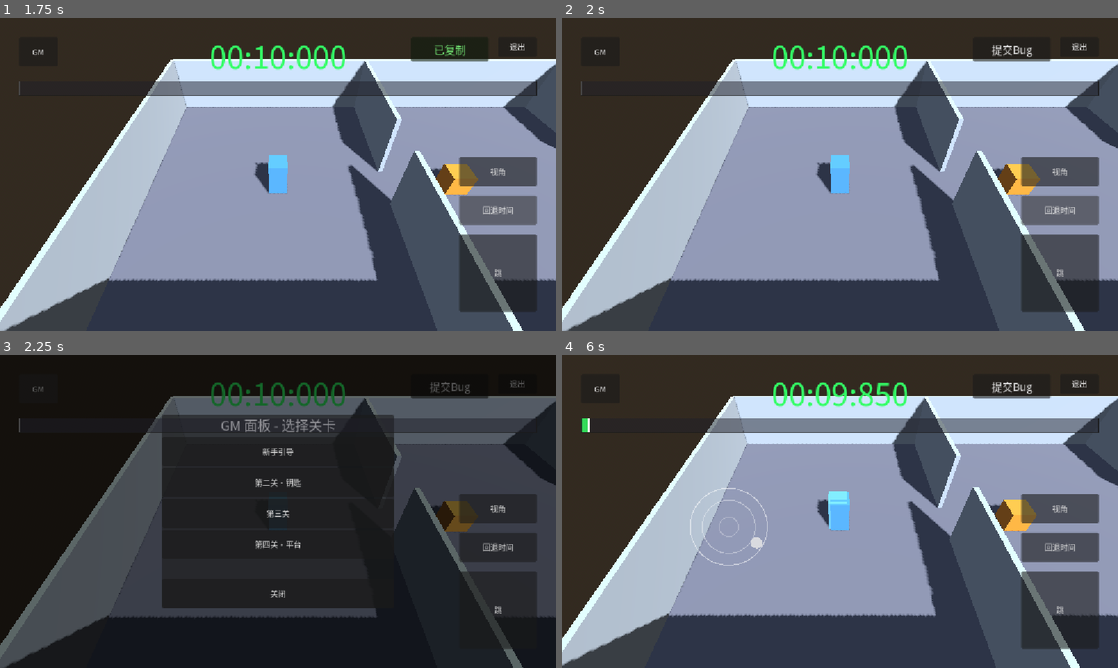
Above: before the commit, frames 1-4 (two rows, left to right).
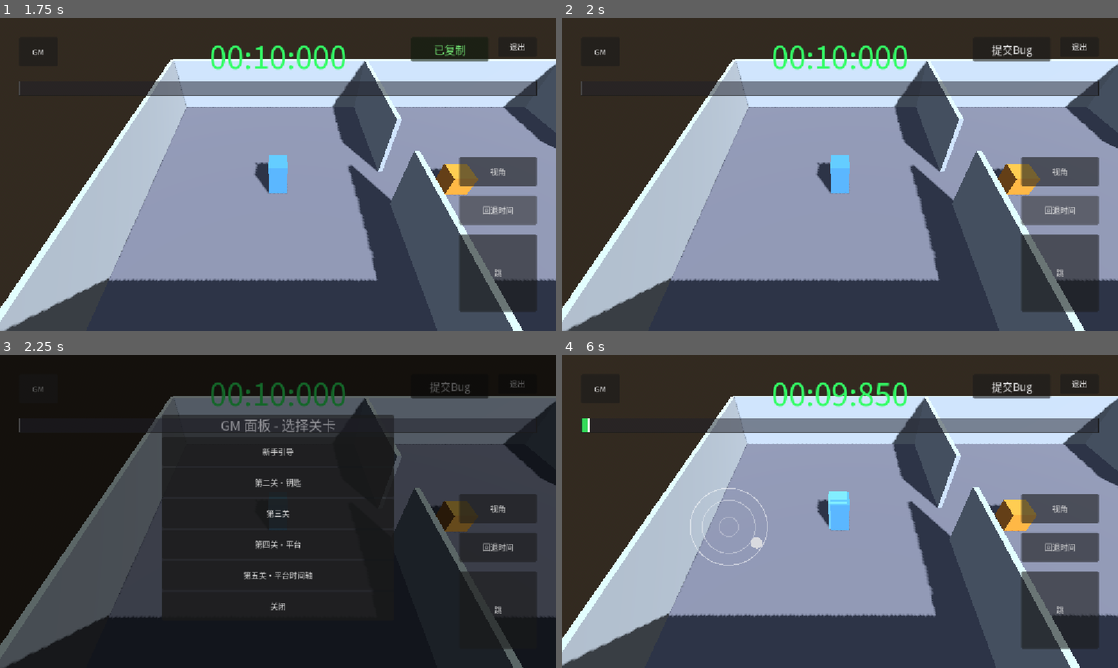
Above: after the commit, the same moments.

Repository: boomlulu/godot-jolt-time
Game: Godot game, scene res://world.tscn
Same seed, same stepped clock (60 frames per second), same inputs: the game is played once before the commit and once after it.
Inputs (mouse positions are in pixels of both pictures, inside the frame that each line leads up to):
- Up to frame 1 (1.75 s): click "提交Bug" at 0.5 s; click "回退时间" at 1.25 s
- Up to frame 2 (2 s): no input
- Up to frame 3 (2.25 s): click "GM" at 2 s
- Up to frame 4 (6 s): click "新手引导" at 2.75 s; click "跳" at 3.5 s; click "视角" at 4.25 s; tap Enter at 5 s; drag from (840, 423) to (895, 442) at 5.02 s; tap Space at 5.75 s; drag from (728, 527) to (812, 574) at 5.77 s

Frames 1-2 are identical in both runs. In frame 3, 1.3% of the frame differs, in the area x 29-68%, y 69-84%; in frame 4, nothing differs.

Commit message:
feat: 第五关·平台时间轴（移动平台由 Timeline 驱动，自走 + 可回退）
第四关原生 carry 平台改挂 Timeline：位置 = pos_at_time(current_time) 纯时间
函数 → 前进/回退/拖动/冻结天然驱动平台，无需 Recorder（确定性）。
- level_05：每帧自走 advance；"回退平台"键 step_backward（最近 3s）；
  时间轴条 seek 跳转；actor 玩家控制 + 原生 carry（回退被带着倒走）
- _dump_state 累计时间轴状态 + 平台跟随误差(track_err) + carry 稳定性，
  经"提交Bug"数据化验证
- test_17 实测：前进/回退(2.0->1.0s)/seek 三段平台精确跟随，track_err<0.05
- 注册第五关到 levels_registry；test_2/4/6 关数断言 4->5

Co-Authored-By: Claude Opus 4.8 (1M context) <noreply@anthropic.com>

Diff:
--- /dev/null
+++ b/config/level_05.tres
@@ -0,0 +1,15 @@
+[gd_resource type="Resource" script_class="LevelConfig" load_steps=2 format=3]
+
+[ext_resource type="Script" path="res://level_config.gd" id="1_cfg"]
+
+[resource]
+script = ExtResource("1_cfg")
+timer_duration = 60.0
+timescale = 1.0
+rewind_window = 3.0
+gravity_vector = Vector3(0, -18, 0)
+fall_death_y = -8.0
+actor_speed = 5.0
+actor_jump_velocity = 6.0
+display_name = "第五关·平台时间轴"
+next_scene = ""
--- /dev/null
+++ b/level_05.gd
@@ -0,0 +1,154 @@
+extends BaseLevel
+
+# 第五关·平台 + 时间轴。第四关移动平台改由 Timeline 驱动：自走 + 可回退。
+# 平台位置 = pos_at_time(timeline.current_time) 纯时间函数 → 时间轴前进/回退/拖动/冻结天然驱动平台。
+# 时间轴：每帧自走 advance；按"回退平台"键倒退最近 3s（REWIND_WINDOW）；拖时间轴条 seek 跳转。
+# actor：玩家控制 + move_and_slide 原生 carry（不录制、不冻结）；回退时平台倒退、actor 被带着倒走
+#        （拖条快跳一帧大位移可能甩飞 actor —— 已知取舍，按用户选"只回退平台"）。
+#
+# 数据化验证：每帧累计 carry 稳定性 + 时间轴状态 + 平台跟随误差，点 HUD"提交Bug"复制。判定见末尾 expectation_hint。
+
+const FALL_RESET_Y := -8.0
+
+@onready var _timeline: Timeline = $Timeline
+@onready var _camera: Camera3D = $Camera3D
+@onready var _platform = $MovingPlatform
+@onready var _hud_joystick: Control = $HUD/HUDBase/Joystick
+@onready var _hud_rewind: Button = $HUD/RewindButton
+@onready var _hud_timer: Label = $HUD/HUDBase/TimerLabel
+@onready var _hud_tips: Label = $HUD/HUDBase/TipsLabel
+@onready var _hud_timeline: Control = $HUD/TimelineBar
+
+var _actor_spawn: Vector3 = Vector3.ZERO
+var _rewind_held: bool = false
+
+# --- 累计指标 ---
+var _elapsed: float = 0.0
+var _rewind_frames: int = 0
+var _landed: bool = false
+var _ref_offset: Vector2 = Vector2.ZERO
+var _frames_since_land: int = 0
+var _on_floor_frames: int = 0
+var _drift_max: float = 0.0
+var _drift_sum: float = 0.0
+var _drift_samples: int = 0
+var _reset_count: int = 0
+
+func _ready() -> void:
+	super._ready()
+	_actor.joystick = _hud_joystick
+	_actor.camera = _camera
+	_camera.target = _actor
+	_platform.timeline = _timeline   # 关键：平台挂时间轴
+	_actor_spawn = _actor.global_position
+	_hud_rewind.hold_started.connect(_on_rewind_started)
+	_hud_rewind.hold_ended.connect(_on_rewind_ended)
+	_hud_rewind.text = "回退平台"
+	_hud_timeline.bind_timeline(_timeline)
+	_hud_timer.bind_timeline(_timeline)
+	_hud_tips.visible = false
+	_timeline.push_visuals()
+
+func _physics_process(delta: float) -> void:
+	_camera.tick_yaw(delta)
+	_elapsed += delta
+	_timeline.rewind_held = _rewind_held
+	# 自走 + 可回退：input_active 恒 true → 非回退/拖动/锁定时持续 advance
+	var state := _timeline.get_game_state(true)
+	match state:
+		Timeline.State.REWINDING:
+			_timeline.step_backward(delta)
+			_rewind_frames += 1
+		Timeline.State.DRAGGING, Timeline.State.LOCKED, Timeline.State.GAME_OVER:
+			pass
+		_:
+			_timeline.advance(delta)
+	_track_stability()
+	if _actor.global_position.y < FALL_RESET_Y:
+		_reset_count += 1
+		_respawn_actor()
+
+func _process(_delta: float) -> void:
+	_timeline.push_visuals()
+	_hud_tips.visible = _timeline.is_locked()
+
+func _track_stability() -> void:
+	var on_floor: bool = _actor.is_on_floor()
+	if not _landed:
+		if not on_floor:
+			return
+		_landed = true
+		_ref_offset = _current_offset()
+	# 回退中：平台倒退、actor 被带着倒走，相对位移本就变化，不计入"前进站稳"漂移
+	if _timeline.rewind_held and _timeline.current_time > 0.0:
+		return
+	_frames_since_land += 1
+	if on_floor:
+		_on_floor_frames += 1
+		var drift: float = _current_offset().distance_to(_ref_offset)
+		_drift_max = maxf(_drift_max, drift)
+		_drift_sum += drift
+		_drift_samples += 1
+
+func _current_offset() -> Vector2:
+	return Vector2(
+		_actor.global_position.x - _platform.global_position.x,
+		_actor.global_position.z - _platform.global_position.z)
+
+func _expected_platform_pos() -> Vector3:
+	return _platform.pos_at_time(_timeline.current_time)
+
+func _respawn_actor() -> void:
+	_actor.velocity = Vector3.ZERO
+	_actor.global_position = _actor_spawn
+
+func _on_rewind_started() -> void:
+	_rewind_held = true
+
+func _on_rewind_ended() -> void:
+	_rewind_held = false
+
+func _on_door_passed() -> void:
+	get_tree().change_scene_to_file("res://world.tscn")
+
+func _dump_state() -> Dictionary:
+	var on_floor_pct: float = 0.0
+	if _frames_since_land > 0:
+		on_floor_pct = float(_on_floor_frames) / float(_frames_since_land) * 100.0
+	var drift_mean: float = 0.0
+	if _drift_samples > 0:
+		drift_mean = _drift_sum / float(_drift_samples)
+	var expected := _expected_platform_pos()
+	var track_err: float = _platform.global_position.distance_to(expected)
+	return {
+		"level": "05_platform_timeline",
+		"elapsed_s": _elapsed,
+		"timeline": {
+			"current_time": _timeline.current_time,
+			"max_time": _timeline.max_time,
+			"total_duration": _timeline.total_duration,
+			"state": _state_name(_timeline.get_game_state(true)),
+			"locked": _timeline.is_locked(),
+			"rewind_held": _timeline.rewind_held,
+			"rewind_frames_total": _rewind_frames,
+		},
+		"platform_tracks_timeline": {
+			"pos": _platform.global_position,
+			"expected_from_current_time": expected,
+			"track_err_m": track_err,
+		},
+		"carry_stability_forward": {
+			"landed": _landed,
+			"drift_max_m": _drift_max,
+			"drift_mean_m": drift_mean,
+			"on_floor_pct": on_floor_pct,
+			"reset_count": _reset_count,
+			"ref_offset_xz": _ref_offset,
+		},
+		"actor": {
+			"pos": _actor.global_position,
+			"vel": _actor.velocity,
+			"on_floor": _actor.is_on_floor(),
+		},
+		"expectation_hint": "PASS if: track_err_m<0.05(平台精确跟随时间轴) & landed=true & reset_count=0 & drift_max_m<0.25 & on_floor_pct>=99; 回退验证:按住回退键后 current_time<max_time 且 rewind_frames_total>0",
+	}
--- /dev/null
+++ b/level_05.tscn
@@ -0,0 +1,225 @@
+[gd_scene load_steps=30 format=3]
+
+[ext_resource type="Script" path="res://level_05.gd" id="1_lv05"]
+[ext_resource type="Script" path="res://actor.gd" id="2_actor"]
+[ext_resource type="Script" path="res://camera_rig.gd" id="3_camera"]
+[ext_resource type="Script" path="res://platform_mover.gd" id="4_platform"]
+[ext_resource type="PackedScene" path="res://hud_base.tscn" id="5_hudbase"]
+[ext_resource type="Script" path="res://timeline.gd" id="6_timeline"]
+[ext_resource type="Script" path="res://timeline_bar.gd" id="7_tlbar"]
+[ext_resource type="Script" path="res://rewind_button.gd" id="8_rewbtn"]
+
+[sub_resource type="ProceduralSkyMaterial" id="ProceduralSkyMaterial_lv05"]
+sky_horizon_color = Color(0.55, 0.7, 0.8, 1)
+ground_horizon_color = Color(0.35, 0.45, 0.5, 1)
+
+[sub_resource type="Sky" id="Sky_lv05"]
+sky_material = SubResource("ProceduralSkyMaterial_lv05")
+
+[sub_resource type="Environment" id="Environment_lv05"]
+background_mode = 2
+sky = SubResource("Sky_lv05")
+ambient_light_source = 3
+ambient_light_energy = 0.5
+
+[sub_resource type="BoxMesh" id="BoxMesh_platform"]
+size = Vector3(4, 0.5, 4)
+
+[sub_resource type="BoxShape3D" id="BoxShape_platform"]
+size = Vector3(4, 0.5, 4)
+
+[sub_resource type="StandardMaterial3D" id="Mat_platform"]
+albedo_color = Color(0.2, 0.75, 0.6, 1)
+roughness = 0.5
+
+[sub_resource type="BoxMesh" id="BoxMesh_player"]
+size = Vector3(0.8, 1.6, 0.8)
+
+[sub_resource type="BoxShape3D" id="BoxShape_player"]
+size = Vector3(0.8, 1.6, 0.8)
+
+[sub_resource type="StandardMaterial3D" id="Mat_player"]
+albedo_color = Color(0.3, 0.6, 1, 1)
+
+[sub_resource type="BoxMesh" id="BoxMesh_marker"]
+size = Vector3(0.3, 0.25, 0.15)
+
+[sub_resource type="StandardMaterial3D" id="Mat_marker"]
+albedo_color = Color(0.95, 0.2, 0.2, 1)
+
+[sub_resource type="BoxMesh" id="BoxMesh_door"]
+size = Vector3(0.3, 3.0, 2.0)
+
+[sub_resource type="BoxShape3D" id="BoxShape_door"]
+size = Vector3(1.0, 3.0, 2.0)
+
+[sub_resource type="StandardMaterial3D" id="Mat_door"]
+albedo_color = Color(0.55, 0.12, 0.12, 1)
+roughness = 0.6
+
+[sub_resource type="BoxMesh" id="BoxMesh_ground"]
+size = Vector3(24, 1, 24)
+
+[sub_resource type="BoxShape3D" id="BoxShape_ground"]
+size = Vector3(24, 1, 24)
+
+[sub_resource type="StandardMaterial3D" id="Mat_ground"]
+albedo_color = Color(0.32, 0.34, 0.4, 1)
+roughness = 0.9
+
+[sub_resource type="BoxMesh" id="BoxMesh_pillar"]
+size = Vector3(0.6, 4, 0.6)
+
+[sub_resource type="StandardMaterial3D" id="Mat_pillar"]
+albedo_color = Color(0.95, 0.85, 0.2, 1)
+roughness = 0.5
+emission_enabled = true
+emission = Color(0.95, 0.8, 0.15, 1)
+emission_energy_multiplier = 0.25
+
+[sub_resource type="BoxMesh" id="BoxMesh_home"]
+size = Vector3(4, 0.06, 4)
+
+[sub_resource type="StandardMaterial3D" id="Mat_home"]
+albedo_color = Color(0.85, 0.2, 0.2, 1)
+roughness = 0.7
+emission_enabled = true
+emission = Color(0.8, 0.15, 0.15, 1)
+emission_energy_multiplier = 0.3
+
+[node name="Level05" type="Node3D"]
+script = ExtResource("1_lv05")
+
+[node name="Timeline" type="Node" parent="."]
+script = ExtResource("6_timeline")
+total_duration = 60.0
+
+[node name="WorldEnvironment" type="WorldEnvironment" parent="."]
+environment = SubResource("Environment_lv05")
+
+[node name="DirectionalLight3D" type="DirectionalLight3D" parent="."]
+transform = Transform3D(0.866025, -0.353553, 0.353553, 0, 0.707107, 0.707107, -0.5, -0.612372, 0.612372, 0, 10, 0)
+shadow_enabled = true
+
+[node name="MovingPlatform" type="AnimatableBody3D" parent="."]
+sync_to_physics = true
+script = ExtResource("4_platform")
+
+[node name="MeshInstance3D" type="MeshInstance3D" parent="MovingPlatform"]
+mesh = SubResource("BoxMesh_platform")
+surface_material_override/0 = SubResource("Mat_platform")
+
+[node name="CollisionShape3D" type="CollisionShape3D" parent="MovingPlatform"]
+shape = SubResource("BoxShape_platform")
+
+[node name="Actor" type="CharacterBody3D" parent="."]
+transform = Transform3D(1, 0, 0, 0, 1, 0, 0, 0, 1, 0, 4, 0)
+script = ExtResource("2_actor")
+
+[node name="MeshInstance3D" type="MeshInstance3D" parent="Actor"]
+mesh = SubResource("BoxMesh_player")
+surface_material_override/0 = SubResource("Mat_player")
+
+[node name="CollisionShape3D" type="CollisionShape3D" parent="Actor"]
+shape = SubResource("BoxShape_player")
+
+[node name="FrontMarker" type="MeshInstance3D" parent="Actor"]
+transform = Transform3D(1, 0, 0, 0, 1, 0, 0, 0, 1, 0, 0.5, -0.475)
+mesh = SubResource("BoxMesh_marker")
+surface_material_override/0 = SubResource("Mat_marker")
+
+[node name="Door" type="Area3D" parent="."]
+transform = Transform3D(1, 0, 0, 0, 1, 0, 0, 0, 1, 0, -30, 0)
+
+[node name="MeshInstance3D" type="MeshInstance3D" parent="Door"]
+mesh = SubResource("BoxMesh_door")
+surface_material_override/0 = SubResource("Mat_door")
+
+[node name="CollisionShape3D" type="CollisionShape3D" parent="Door"]
+shape = SubResource("BoxShape_door")
+
+[node name="RefGround" type="StaticBody3D" parent="."]
+transform = Transform3D(1, 0, 0, 0, 1, 0, 0, 0, 1, 0, -1.25, 0)
+
+[node name="MeshInstance3D" type="MeshInstance3D" parent="RefGround"]
+mesh = SubResource("BoxMesh_ground")
+surface_material_override/0 = SubResource("Mat_ground")
+
+[node name="CollisionShape3D" type="CollisionShape3D" parent="RefGround"]
+shape = SubResource("BoxShape_ground")
+
+[node name="HomeMarker" type="MeshInstance3D" parent="."]
+transform = Transform3D(1, 0, 0, 0, 1, 0, 0, 0, 1, 0, -0.72, 0)
+mesh = SubResource("BoxMesh_home")
+surface_material_override/0 = SubResource("Mat_home")
+
+[node name="RefPillars" type="Node3D" parent="."]
+
+[node name="PillarN" type="MeshInstance3D" parent="RefPillars"]
+transform = Transform3D(1, 0, 0, 0, 1, 0, 0, 0, 1, 0, 1.25, -7)
+mesh = SubResource("BoxMesh_pillar")
+surface_material_override/0 = SubResource("Mat_pillar")
+
+[node name="PillarS" type="MeshInstance3D" parent="RefPillars"]
+transform = Transform3D(1, 0, 0, 0, 1, 0, 0, 0, 1, 0, 1.25, 7)
+mesh = SubResource("BoxMesh_pillar")
+surface_material_override/0 = SubResource("Mat_pillar")
+
+[node name="PillarE" type="MeshInstance3D" parent="RefPillars"]
+transform = Transform3D(1, 0, 0, 0, 1, 0, 0, 0, 1, 7, 1.25, 0)
+mesh = SubResource("BoxMesh_pillar")
+surface_material_override/0 = SubResource("Mat_pillar")
+
+[node name="PillarW" type="MeshInstance3D" parent="RefPillars"]
+transform = Transform3D(1, 0, 0, 0, 1, 0, 0, 0, 1, -7, 1.25, 0)
+mesh = SubResource("BoxMesh_pillar")
+surface_material_override/0 = SubResource("Mat_pillar")
+
+[node name="PillarNE" type="MeshInstance3D" parent="RefPillars"]
+transform = Transform3D(1, 0, 0, 0, 1, 0, 0, 0, 1, 6, 1.25, -6)
+mesh = SubResource("BoxMesh_pillar")
+surface_material_override/0 = SubResource("Mat_pillar")
+
+[node name="PillarNW" type="MeshInstance3D" parent="RefPillars"]
+transform = Transform3D(1, 0, 0, 0, 1, 0, 0, 0, 1, -6, 1.25, -6)
+mesh = SubResource("BoxMesh_pillar")
+surface_material_override/0 = SubResource("Mat_pillar")
+
+[node name="PillarSE" type="MeshInstance3D" parent="RefPillars"]
+transform = Transform3D(1, 0, 0, 0, 1, 0, 0, 0, 1, 6, 1.25, 6)
+mesh = SubResource("BoxMesh_pillar")
+surface_material_override/0 = SubResource("Mat_pillar")
+
+[node name="PillarSW" type="MeshInstance3D" parent="RefPillars"]
+transform = Transform3D(1, 0, 0, 0, 1, 0, 0, 0, 1, -6, 1.25, 6)
+mesh = SubResource("BoxMesh_pillar")
+surface_material_override/0 = SubResource("Mat_pillar")
+
+[node name="Camera3D" type="Camera3D" parent="."]
+transform = Transform3D(1, 0, 0, 0, 0.707107, 0.707107, 0, -0.707107, 0.707107, 0, 7.8, -5)
+script = ExtResource("3_camera")
+fov = 60.0
+
+[node name="HUD" type="CanvasLayer" parent="."]
+
+[node name="HUDBase" parent="HUD" instance=ExtResource("5_hudbase")]
+
+[node name="RewindButton" type="Button" parent="HUD"]
+script = ExtResource("8_rewbtn")
+text = "回退平台"
+anchor_left = 1.0
+anchor_top = 1.0
+anchor_right = 1.0
+anchor_bottom = 1.0
+offset_left = -200.0
+offset_top = -280.0
+offset_right = -40.0
+offset_bottom = -220.0
+
+[node name="TimelineBar" type="Control" parent="HUD"]
+script = ExtResource("7_tlbar")
+anchor_right = 1.0
+offset_left = 40.0
+offset_top = 130.0
+offset_right = -40.0
+offset_bottom = 160.0
--- a/levels_registry.gd
+++ b/levels_registry.gd
@@ -5,4 +5,5 @@
 	{"name": "第二关·钥匙", "scene": "res://level_02.tscn"},
 	{"name": "第三关", "scene": "res://level_03.tscn"},
 	{"name": "第四关·平台", "scene": "res://level_04.tscn"},
+	{"name": "第五关·平台时间轴", "scene": "res://level_05.tscn"},
 ]
--- a/tests/run_tests.gd
+++ b/tests/run_tests.gd
@@ -20,6 +20,7 @@
 	preload("res://tests/test_14_hud_base.gd"),
 	preload("res://tests/test_15_level_config.gd"),
 	preload("res://tests/test_16_platform_carry.gd"),
+	preload("res://tests/test_17_platform_timeline.gd"),
 ]
 
 var _failures: Array = []
--- /dev/null
+++ b/tests/test_17_platform_timeline.gd
@@ -0,0 +1,42 @@
+extends Node
+
+# 第五关：平台由 Timeline 驱动（自走 + 可回退 + 拖动）验证。
+# 不变量：平台位置恒 == pos_at_time(current_time)（纯时间函数跟随时间轴）。
+# 若 carry 失效或时间轴没驱动平台，下列子条件会暴露。
+
+func run_all(runner: Node) -> void:
+	await _test_17_platform_follows_timeline(runner)
+
+func _test_17_platform_follows_timeline(runner: Node) -> void:
+	var inst = load("res://level_05.tscn").instantiate()
+	runner.add_child(inst)
+	var tl: Timeline = inst.get_node("Timeline")
+	var plat = inst.get_node("MovingPlatform")
+	# 自走推进 ~120 帧
+	for i in range(120):
+		await runner.get_tree().physics_frame
+	var t_fwd: float = tl.current_time
+	var max_fwd: float = tl.max_time
+	var pos_fwd: Vector3 = plat.global_position
+	var advanced: bool = t_fwd > 1.0
+	var track_ok_fwd: bool = plat.global_position.distance_to(inst._expected_platform_pos()) < 0.05
+	# 回退 ~60 帧
+	inst._rewind_held = true
+	for i in range(60):
+		await runner.get_tree().physics_frame
+	var t_rew: float = tl.current_time
+	var rewound: bool = t_rew < t_fwd - 0.3
+	var max_kept: bool = absf(tl.max_time - max_fwd) < 0.001
+	var track_ok_rew: bool = plat.global_position.distance_to(inst._expected_platform_pos()) < 0.05
+	var plat_moved_back: bool = plat.global_position.distance_to(pos_fwd) > 0.1
+	inst._rewind_held = false
+	# 拖动 seek（dragging 期间 level 不 advance）
+	tl.set_dragging(true)
+	tl.seek(max_fwd * 0.5)
+	await runner.get_tree().physics_frame
+	var seek_applied: bool = absf(tl.current_time - max_fwd * 0.5) < 0.15
+	var track_ok_seek: bool = plat.global_position.distance_to(inst._expected_platform_pos()) < 0.05
+	tl.set_dragging(false)
+	var ok: bool = advanced and track_ok_fwd and rewound and max_kept and track_ok_rew and plat_moved_back and seek_applied and track_ok_seek
+	inst.queue_free()
+	runner._check(ok, "17.1 L05 platform follows timeline (adv=%s trkF=%s rew=%s(%.2f->%.2f) maxKept=%s trkR=%s movedBack=%s seek=%s trkS=%s)" % [advanced, track_ok_fwd, rewound, t_fwd, t_rew, max_kept, track_ok_rew, plat_moved_back, seek_applied, track_ok_seek])
--- a/tests/test_2_base_level.gd
+++ b/tests/test_2_base_level.gd
@@ -34,10 +34,10 @@
 		runner.add_child(inst)
 		await runner.get_tree().physics_frame
 		var levels: Array = inst._get_levels()
-		if levels.size() != 4:
+		if levels.size() != 5:
 			all_ok = false
 		inst.queue_free()
-	runner._check(all_ok, "2.3 all levels _get_levels() returns 4 entries")
+	runner._check(all_ok, "2.3 all levels _get_levels() returns 5 entries")
 
 func _test_2_state_name_translates(runner: Node) -> void:
 	var packed := load("res://level_03.tscn")
--- a/tests/test_4_gm_panel.gd
+++ b/tests/test_4_gm_panel.gd
@@ -59,7 +59,7 @@
 		var gm = inst.get_node_or_null("HUD/HUDBase/GMPanel")
 		if gm != null:
 			var level_buttons = gm.get_node_or_null("PanelOverlay/CenterBox/VBox/LevelButtons")
-			if level_buttons == null or level_buttons.get_child_count() != 4:
+			if level_buttons == null or level_buttons.get_child_count() != 5:
 				all_ok = false
 		inst.queue_free()
-	runner._check(all_ok, "4.4 all 3 levels have GMPanel instance with 4 populated buttons")
+	runner._check(all_ok, "4.4 all levels have GMPanel instance with 5 populated buttons")
--- a/tests/test_6_misc.gd
+++ b/tests/test_6_misc.gd
@@ -14,10 +14,10 @@
 	await _test_6_tick_timeline_rewinding(runner)
 
 func _test_6_levels_registry_single_source(runner: Node) -> void:
-	# 注册表有 4 项（含第四关·平台）
+	# 注册表有 5 项（含第五关·平台时间轴）
 	var registry_size: int = LevelsRegistry.ALL.size()
-	if registry_size != 4:
-		runner._check(false, "6.1 registry size expected 4 got %d" % registry_size)
+	if registry_size != 5:
+		runner._check(false, "6.1 registry size expected 5 got %d" % registry_size)
 		return
 	# 三关 _get_levels() 返同一引用 / 同内容
 	var paths := ["res://world.tscn", "res://level_02.tscn", "res://level_03.tscn"]
@@ -32,7 +32,7 @@
 		if not same:
 			runner._check(false, "6.1 %s _get_levels != LevelsRegistry.ALL" % p)
 			return
-	runner._check(true, "6.1 LevelsRegistry single source: 4 entries, all levels match")
+	runner._check(true, "6.1 LevelsRegistry single source: 5 entries, all levels match")
 
 func _test_6_motion_epsilon_constant(runner: Node) -> void:
 	# 常量定义在 Rewindable，值为 0.05
Not shown, added: level_05.gd.uid
Not shown, added: tests/test_17_platform_timeline.gd.uid
